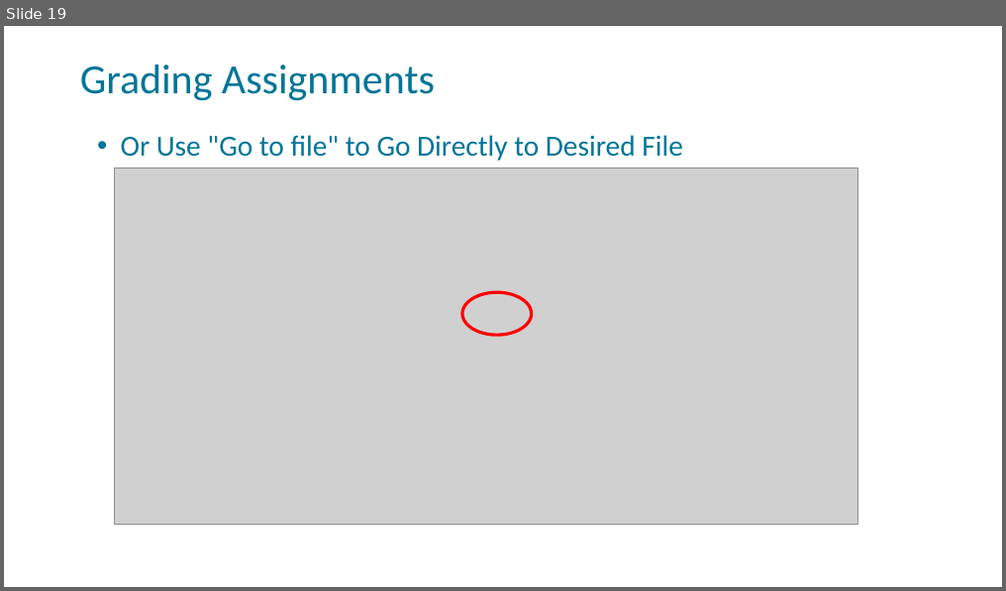
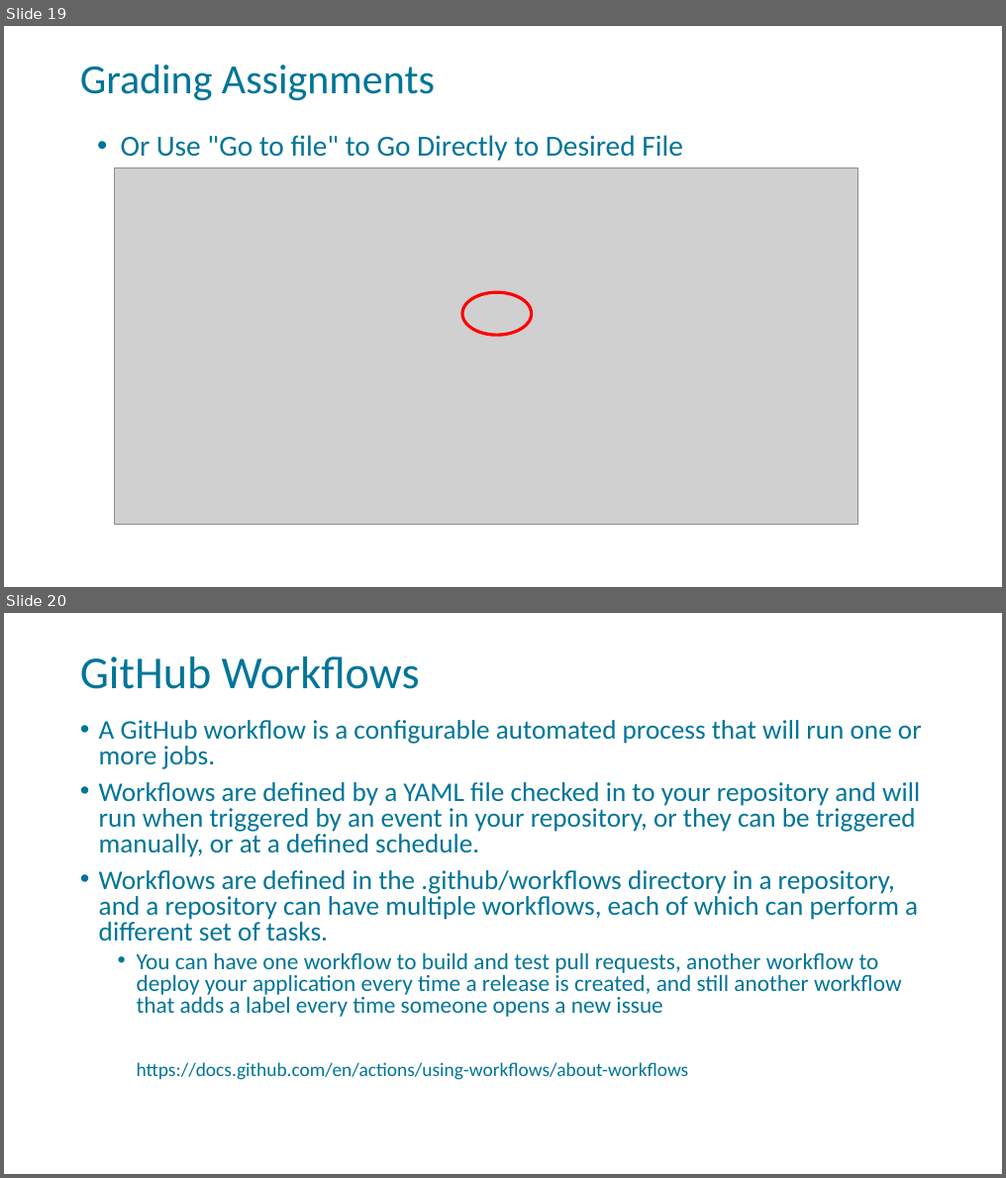
Before and after one commit to FSCJ-FacultyDev/SWC-Virtual-2023, a slide deck: slides/GitHubClassroom-Instructor.pptx. Shown one above the other, each under a label of ours: slide 19 before the commit, slides 19 and 20 after it. The pictures are 1006x591 and 1006x1178 pixels, drawn with LibreOffice and Linux fonts; fonts in the diff are those of the drawing; grey boxes stand for pictures; background and template pictures are left out. Boxes give left, top, right and bottom in pixels: in the first picture for what was removed or moved away, otherwise in the second. Text is boxed around its words. In the diff, an @@ line names an element or a change of style, - is before the commit and + after.

```diff
--- a/slides/GitHubClassroom-Instructor.pptx
+++ b/slides/GitHubClassroom-Instructor.pptx
@@ slide 20 added at <box>4,613,1002,1174</box>, background picture (left out); not listed: 1 template element that a slide beside it also shows @@
@@ title added at <box>80,657,420,689</box>, 44 pt, text #007598 @@
+GitHub Workflows
@@ text added at <box>99,720,922,1080</box>, 25.9 pt, text #007598 @@
+• A GitHub workflow is a configurable automated process that will run one or more jobs.
+• Workflows are defined by a YAML file checked in to your repository and will run when triggered by an event in your repository, or they can be triggered manually, or at a defined schedule.
+• Workflows are defined in the .github/workflows directory in a repository, and a repository can have multiple workflows, each of which can perform a different set of tasks.
+  • You can have one workflow to build and test pull requests, another workflow to deploy your application every time a release is created, and still another workflow that adds a label every time someone opens a new issue
+    https://docs.github.com/en/actions/using-workflows/about-workflows
```
Also in this commit, not shown: 15 other slides added.
